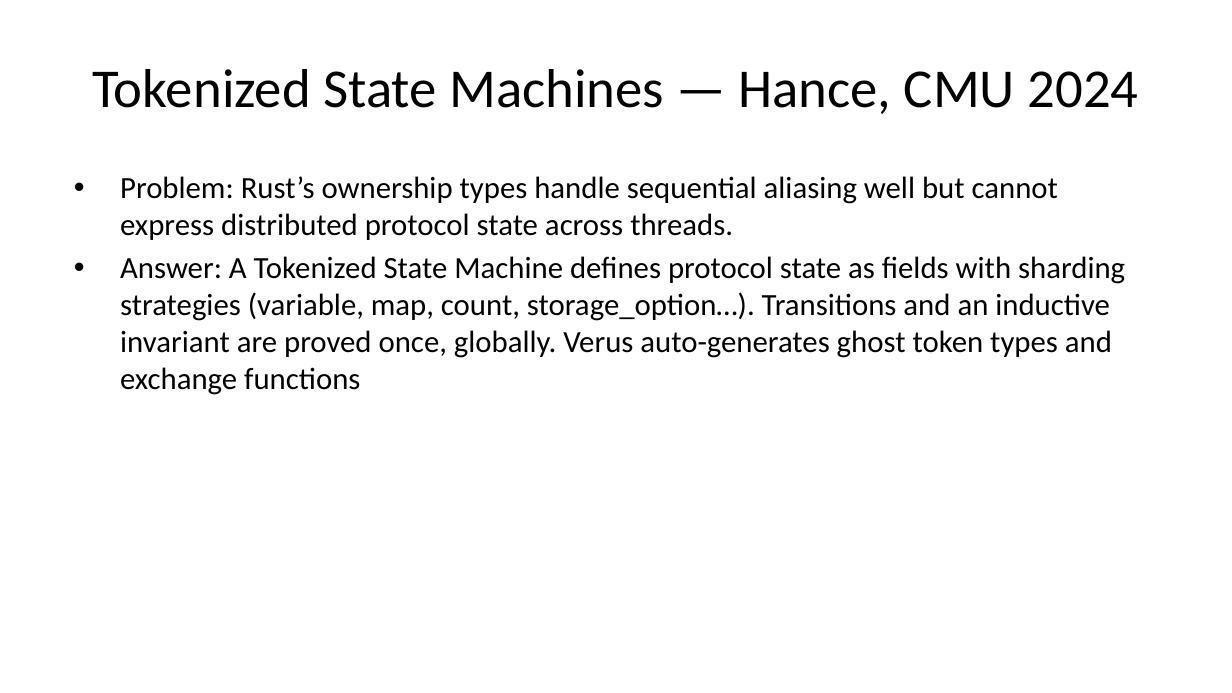
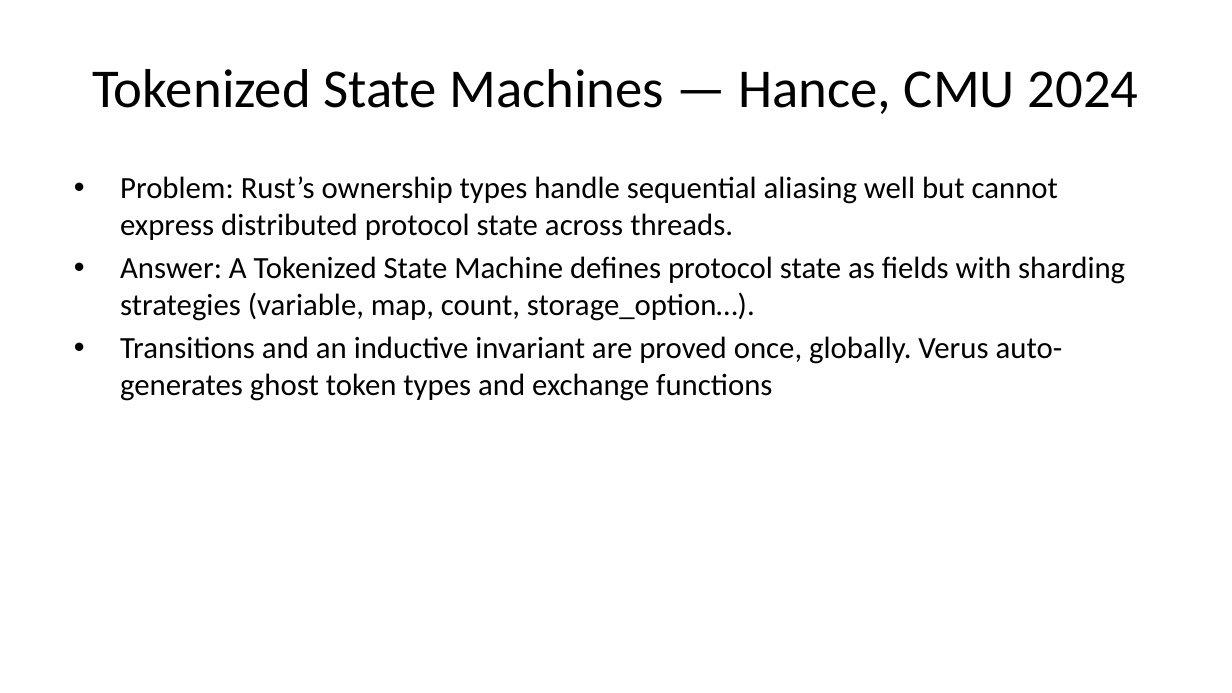
Before and after one commit to briangmilnes/APAS-VERUS, a slide deck: slide 21 of lectures/slidesMSR.pptx. Drawn at 1232x693 pixels with LibreOffice and Linux fonts; fonts in the diff are those of the drawing. Boxes give left, top, right and bottom in pixels: in the first picture for what was removed or moved away, otherwise in the second. Text is boxed around its words. In the diff, an @@ line names an element or a change of style, - is before the commit and + after.

```diff
--- a/lectures/slidesMSR.pptx
+++ b/lectures/slidesMSR.pptx
@@ text at bbox=[120, 256, 1125, 401]: text changed @@
-• Answer: A Tokenized State Machine defines protocol state as fields with sharding strategies (variable, map, count, storage_option…). Transitions and an inductive invariant are proved once, globally. Verus auto-generates ghost token types and exchange functions
+• Answer: A Tokenized State Machine defines protocol state as fields with sharding strategies (variable, map, count, storage_option…).
+• Transitions and an inductive invariant are proved once, globally. Verus auto-generates ghost token types and exchange functions
```
Also in this commit, not shown: 20 other slides changed, 1 slide added, 3 other files.
